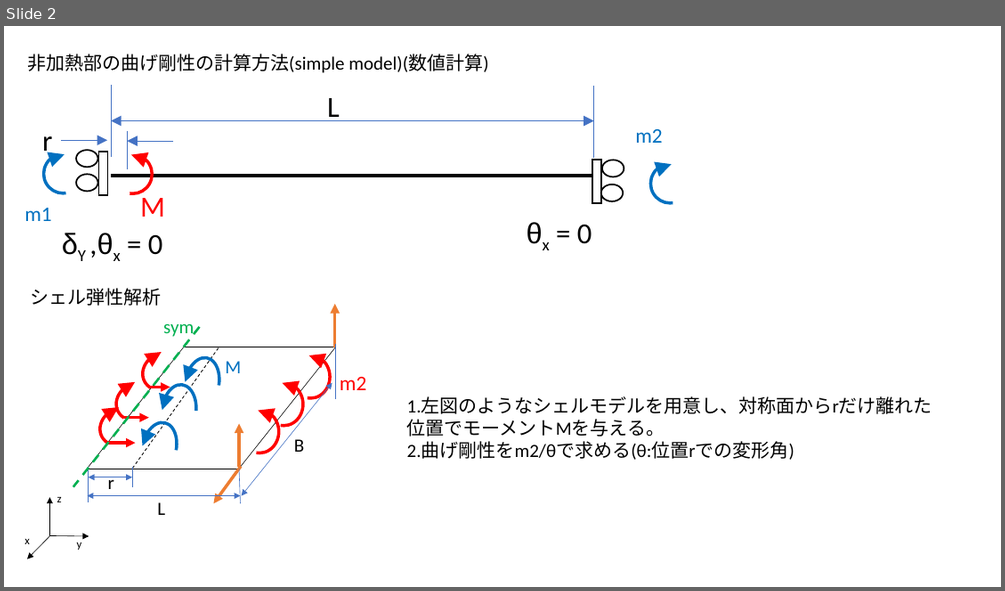
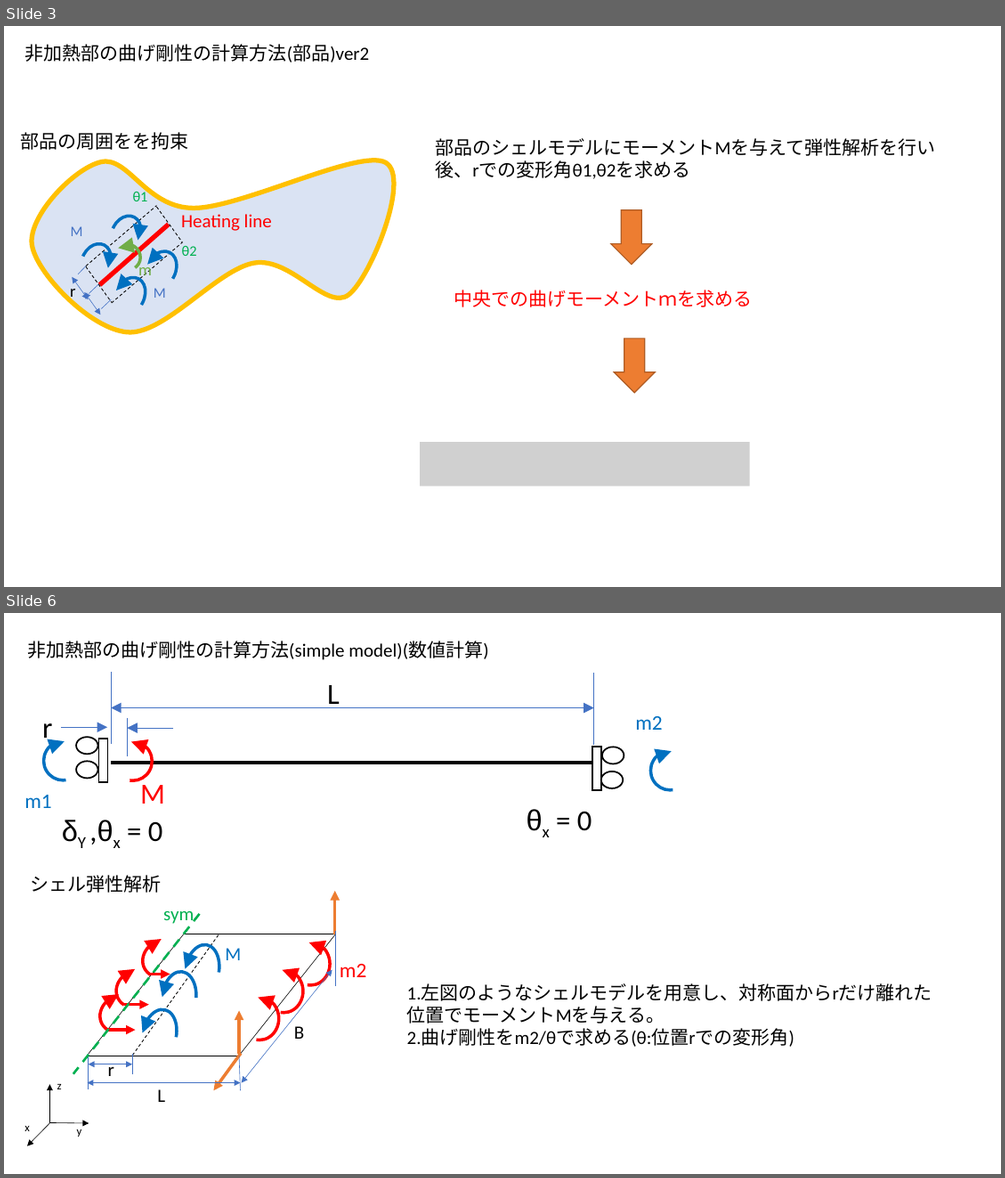
Before and after one commit to yuki0083/research, a slide deck: 剛性計算方法.pptx. Shown one above the other, each under a label of ours: slide 2 before the commit, slides 3 and 6 after it; the slides between them are not shown. The pictures are 1005x591 and 1005x1178 pixels, drawn with LibreOffice and Linux fonts; fonts in the diff are those of the drawing; grey boxes stand for pictures. Boxes give left, top, right and bottom in pixels: in the first picture for what was removed or moved away, otherwise in the second. Text is boxed around its words. In the diff, an @@ line names an element or a change of style, - is before the commit and + after.

```diff
--- a/剛性計算方法.pptx
+++ b/剛性計算方法.pptx
@@ slide 3 added at (4, 26, 1001, 587), background #FFFFFF @@
@@ text added at (25, 44, 369, 62), 18 pt, text #000000 @@
+非加熱部の曲げ剛性の計算方法(部品)ver2
@@ text added at (20, 132, 188, 150), 18 pt, text #000000 @@
+部品の周囲をを拘束
@@ text added at (435, 138, 935, 179), 18 pt, text #000000 @@
+部品のシェルモデルにモーメントMを与えて弾性解析を行い
+後、rでの変形角θ1,θ2を求める
@@ down arrow added at (611, 210, 652, 264), fill #ED7D31, outline #AF5C24 1 pt @@
@@ group added at (32, 160, 394, 332): 8 lines, 5 texts, 4 arc (boxed as its full ellipse)s, 2 double arrows, 1 freeform shape @@
+Heating line
+r
+θ1
+θ2
+M
@@ arc (boxed as its full ellipse) added at (110, 239, 146, 274), outline #70AD47 3 pt @@
@@ text added at (138, 261, 152, 280), 16 pt, text #70AD47 @@
+m
@@ text added at (154, 288, 166, 297), 14 pt, text #4472C4 @@
+M
@@ text added at (454, 289, 752, 307), 18 pt, text #FF0000 @@
+中央での曲げモーメントｍを求める
@@ down arrow added at (615, 338, 655, 393), fill #ED7D31, outline #AF5C24 1 pt @@
@@ picture added at (420, 442, 750, 486) @@
@@ what was slide 2 is now slide 6 @@
```
Also in this commit, not shown: 2 slides changed, 7 other slides added, 1 slide removed, 2 other files.
